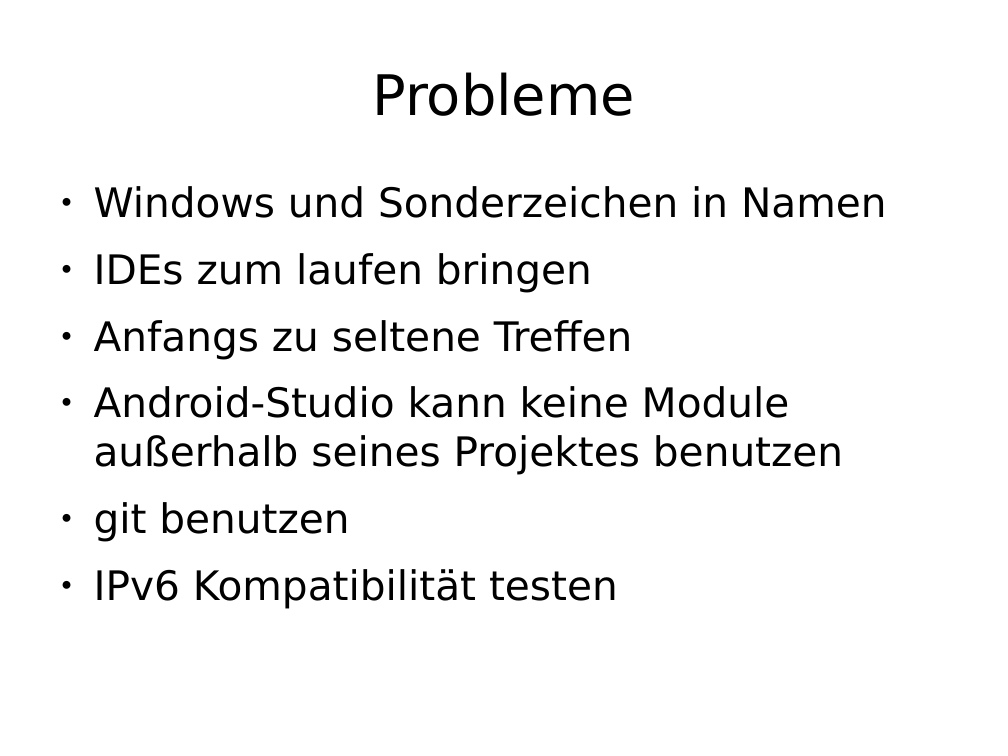
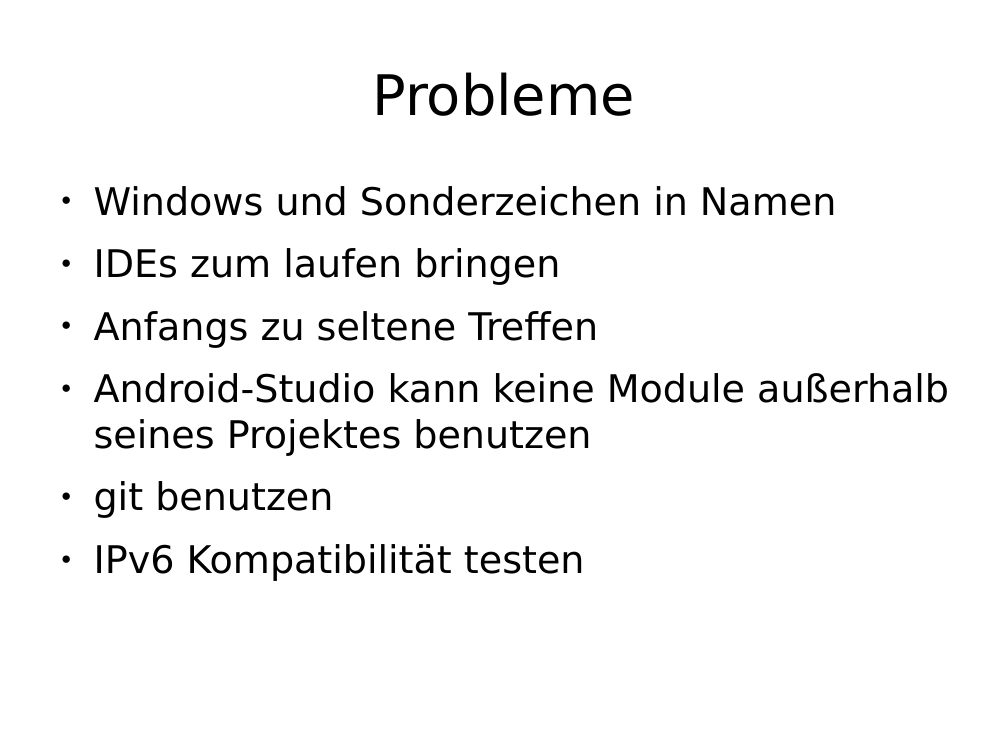
Before and after one commit to enra64/psychic-giggle, a slide deck: slide 11 of zwischenstand anfang dezember.odp (slide 10 before the commit). Drawn at 1008x756 pixels with LibreOffice and Linux fonts; fonts in the diff are those of the drawing. Boxes give left, top, right and bottom in pixels: in the first picture for what was removed or moved away, otherwise in the second. Text is boxed around its words. In the diff, an @@ line names an element or a change of style, - is before the commit and + after.

```diff
--- a/zwischenstand anfang dezember.odp
+++ b/zwischenstand anfang dezember.odp
@@ text "Windows und Sonderzeichen in Namen" at box(94, 186, 949, 581): size 32 to 30 pt @@
```
Also in this commit, not shown: 5 other slides changed, 2 slides added, 1 slide removed, 2 other files.
